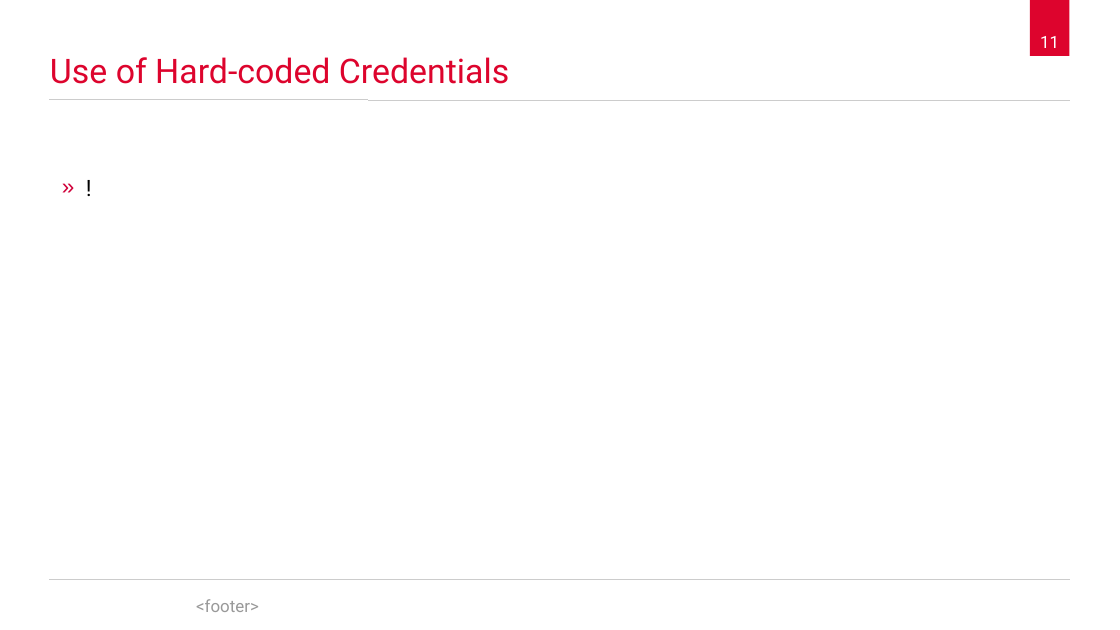
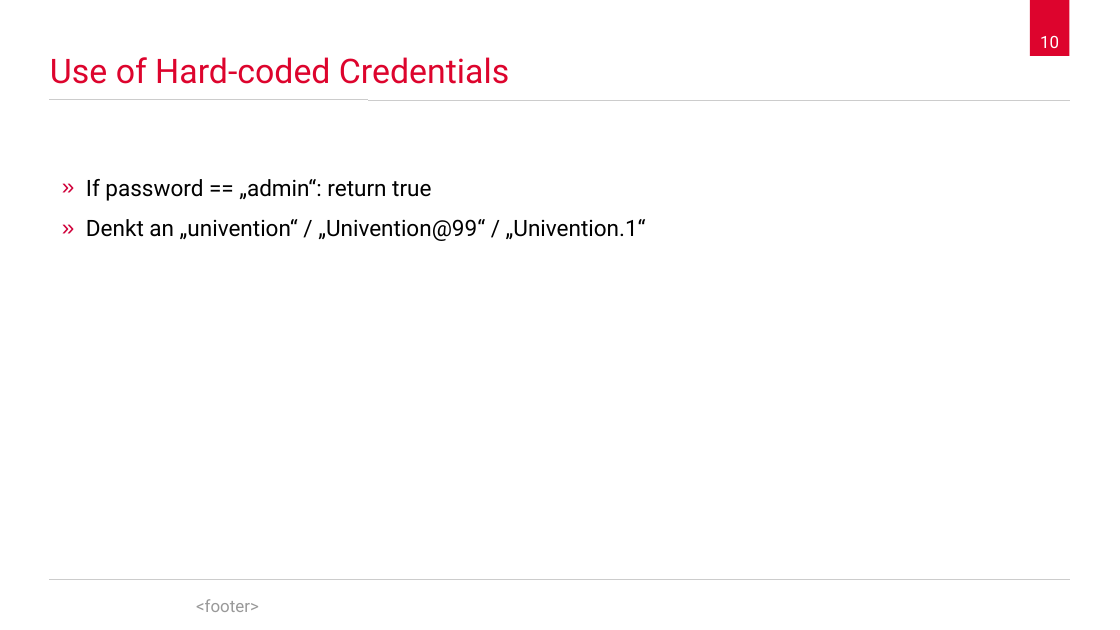
Before and after one commit to spaceone/presentations, a slide deck: slide 10 of die-bekanntesten-sicherheitsluecken/2017-11-21-Azubi-wissenstransfer-bekannte-sicherheitsluecken.odp (slide 11 before the commit). Drawn at 1120x630 pixels with LibreOffice and Linux fonts; fonts in the diff are those of the drawing; background and template pictures are left out. Boxes give left, top, right and bottom in pixels: in the first picture for what was removed or moved away, otherwise in the second. Text is boxed around its words. In the diff, an @@ line names an element or a change of style, - is before the commit and + after.

```diff
--- a/die-bekanntesten-sicherheitsluecken/2017-11-21-Azubi-wissenstransfer-bekannte-sicherheitsluecken.odp
+++ b/die-bekanntesten-sicherheitsluecken/2017-11-21-Azubi-wissenstransfer-bekannte-sicherheitsluecken.odp
@@ page number at (x1=1040, y1=36, x2=1059, y2=48): text changed @@
-11
+10
@@ text removed at (x1=50, y1=160, x2=1070, y2=525) @@
-» !
@@ text added at (x1=86, y1=179, x2=646, y2=241), 16 pt, text #000000 @@
+» If password == „admin“: return true
+» Denkt an „univention“ / „Univention@99“ / „Univention.1“
```
Also in this commit, not shown: 7 other slides changed, 1 slide removed.
